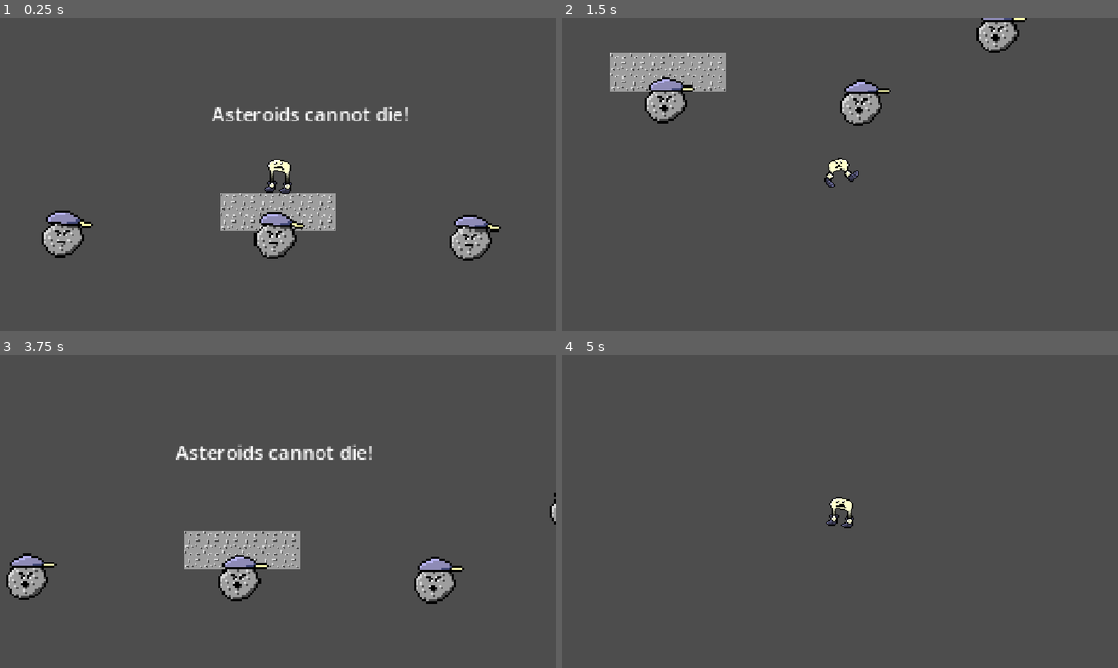
Above: before the commit, frames 1-4 (two rows, left to right).
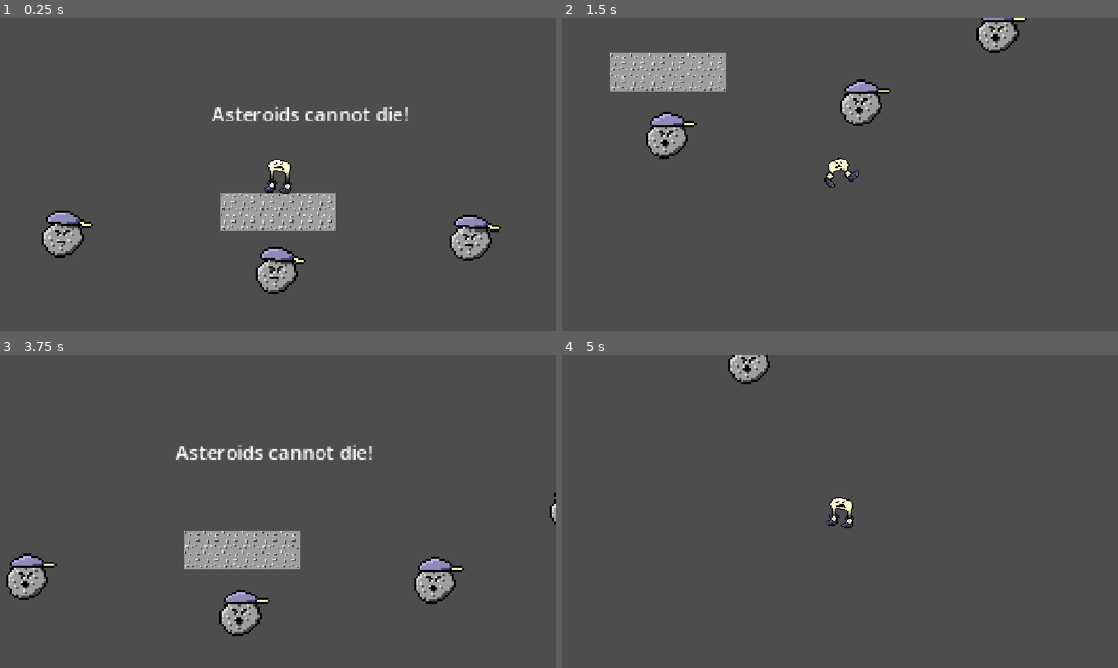
Above: after the commit, the same moments.

Repository: menlojacob/MoonShoesGame
Game: Godot game, scene res://Scenes/level_four.tscn
Two runs of this game, one before a commit and one after it. Both use one fixed random seed, a clock stepped at 60 frames per second and the inputs below. This scene is started directly instead of the project's main scene.
Inputs:
- Up to frame 1 (0.25 s): no input
- Up to frame 2 (1.5 s): hold Right (move_right) from 0.53 s (still down); tap Shift (Dash) at 0.6 s; tap Space (jump) at 0.77 s; tap S (ground_pound) at 1.35 s
- Up to frame 3 (3.75 s): tap Space (jump) at 1.52, 3.02 s; release Right (move_right) at 2.03 s; hold Left (move_left) 2.03-2.78 s; tap Shift (Dash) at 2.1, 3.6 s; tap Enter at 2.75 s; hold Right (move_right) from 2.78 s (still down); tap S (ground_pound) at 2.85 s
- Up to frame 4 (5 s): tap Space (jump) at 3.77, 4.52 s; release Right (move_right) at 4.28 s; hold Left (move_left) from 4.28 s (still down); tap S (ground_pound) at 4.35 s

The runs differ from the first frame. In frame 1, 1.4% of the frame differs, in the area x 45-55%, y 62-89%; in frame 2, 1.4%, in the area x 14-25%, y 18-46%; in frame 3, 1.4%; in frame 4, 0.5%.

Commit message:
moving starting asteroid

Diff:
--- a/Scenes/level_four.tscn
+++ b/Scenes/level_four.tscn
@@ -172,7 +172,7 @@
 [node name="GroundPoundAbility" parent="Character" parent_id_path=PackedInt32Array(1580066455) index="7" unique_id=37651454 instance=ExtResource("3_e27sj")]
 
 [node name="AsteroidEnemy" parent="Enemies" parent_id_path=PackedInt32Array(270758329) index="0" unique_id=1547104922 instance=ExtResource("2_jcit2")]
-position = Vector2(-2, 55)
+position = Vector2(-1, 84)
 
 [node name="AsteroidEnemy2" parent="Enemies" parent_id_path=PackedInt32Array(270758329) index="1" unique_id=1768143066 instance=ExtResource("2_jcit2")]
 position = Vector2(160, 57)
